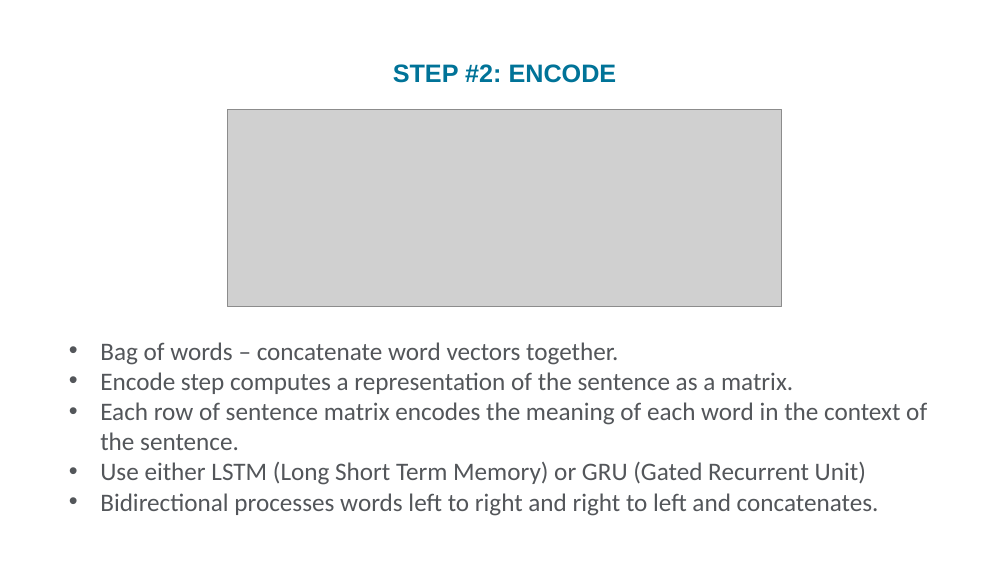
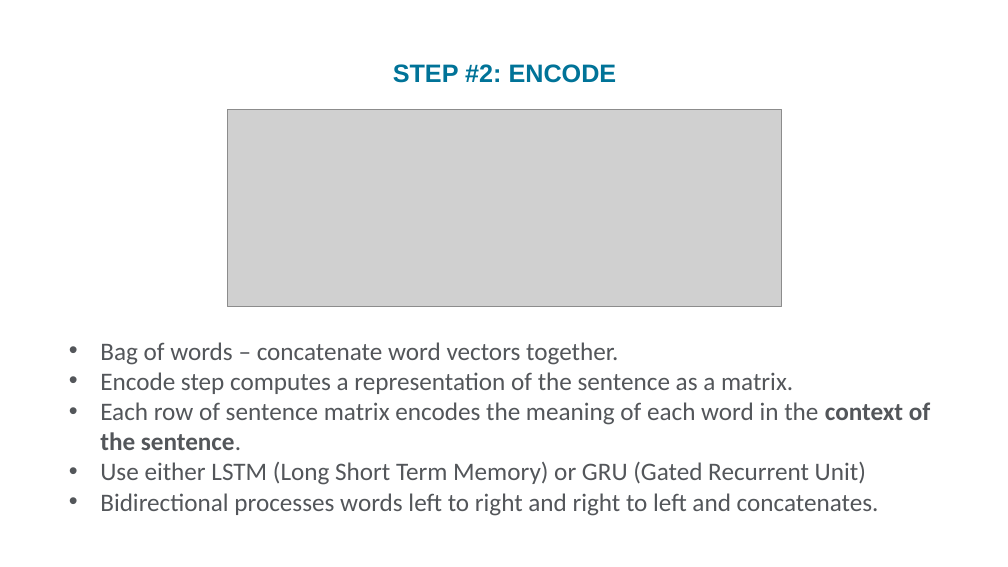
Before and after one commit to sujitpal/eeap-examples, a slide deck: slide 8 of docs/presentation_slides.pptx. Drawn at 1008x567 pixels with LibreOffice and Linux fonts; fonts in the diff are those of the drawing; grey boxes stand for pictures; background and template pictures are left out. Boxes give left, top, right and bottom in pixels: in the first picture for what was removed or moved away, otherwise in the second. Text is boxed around its words. In the diff, an @@ line names an element or a change of style, - is before the commit and + after.

```diff
--- a/docs/presentation_slides.pptx
+++ b/docs/presentation_slides.pptx
@@ text at (100,402,930,450): bold on in "context of the sentence." @@
```
Also in this commit, not shown: 5 other slides changed, 6 other files.
